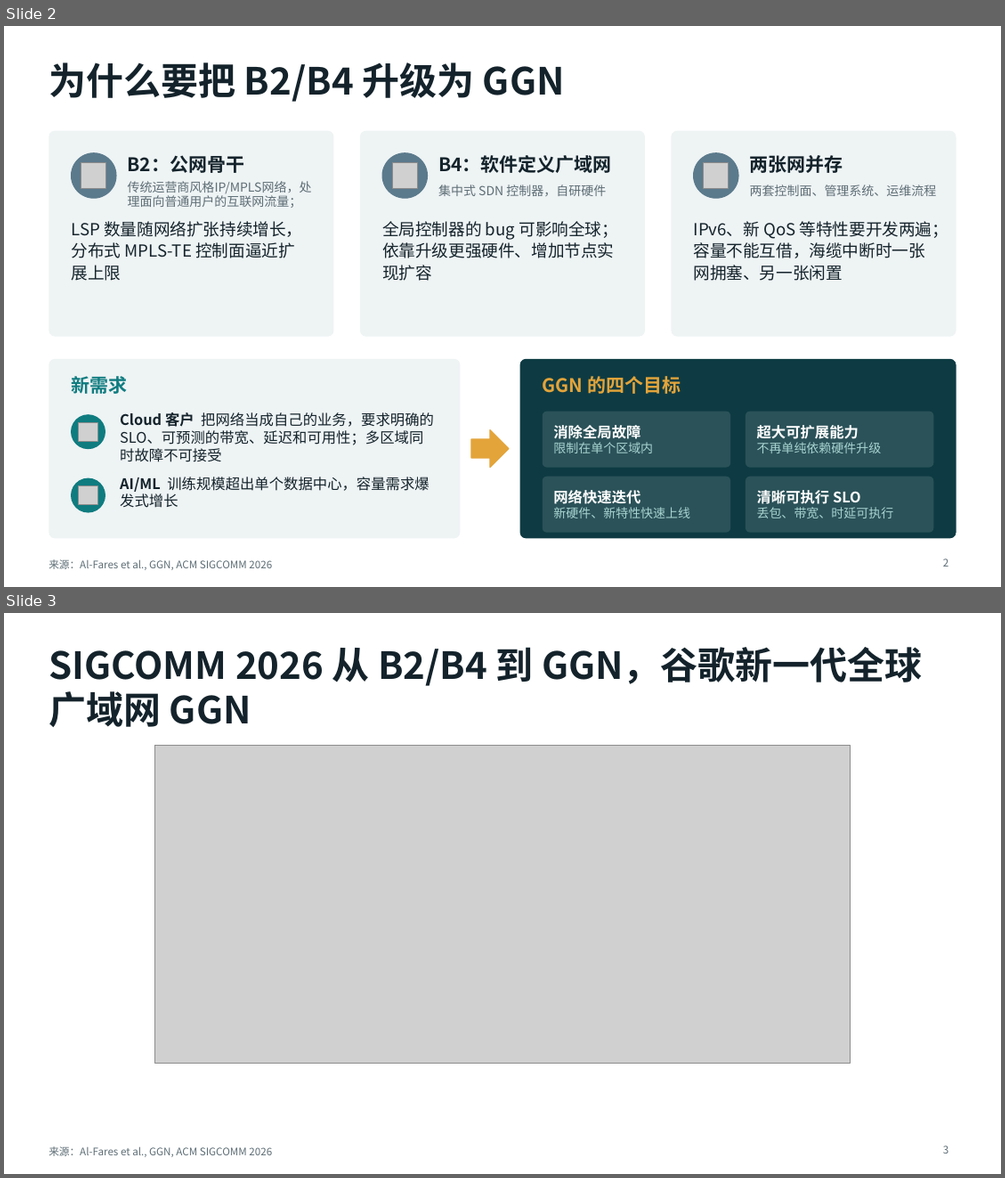
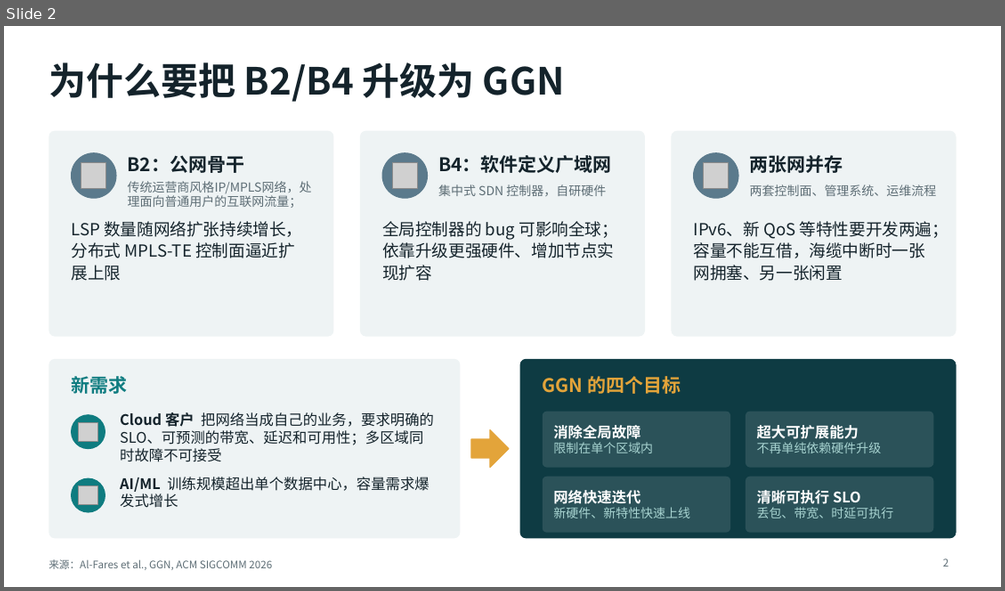
Before and after one commit to LuisXinYe/Transfer-Repo, a slide deck: GGN_解读.pptx. Shown one above the other, each under a label of ours: slides 2 and 3 before the commit, slide 2 after it. The pictures are 1005x1178 and 1005x591 pixels, drawn with LibreOffice and Linux fonts; fonts in the diff are those of the drawing; grey boxes stand for pictures. Boxes give left, top, right and bottom in pixels: in the first picture for what was removed or moved away, otherwise in the second. Text is boxed around its words. In the diff, an @@ line names an element or a change of style, - is before the commit and + after.

```diff
--- a/GGN_解读.pptx
+++ b/GGN_解读.pptx
@@ slide 3 removed at [4,613,1001,1174], background #FFFFFF; not listed: 1 template element that a slide beside it also shows @@
@@ title removed at [48,647,922,727] @@
-SIGCOMM 2026 从 B2/B4 到 GGN，谷歌新一代全球广域网 GGN
@@ picture removed at [155,746,850,1063] @@
@@ page number removed at [943,1145,948,1153] @@
-3
```
Also in this commit, not shown: 4 slides changed, 8 slides added, 4 other slides removed.
